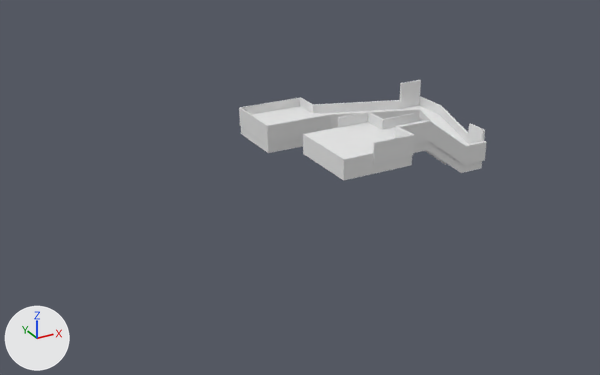
Before and after pictures for a commit that changed the Blender file assets/Models/hole1.blend.
Camera for both pictures: a 50 mm lens placed at (-39.6, -61.0, 31.8), pointed at (-7.7, -3.0, 2.8). The lights are fixed; the arrows at lower left show +X, +Y and +Z.
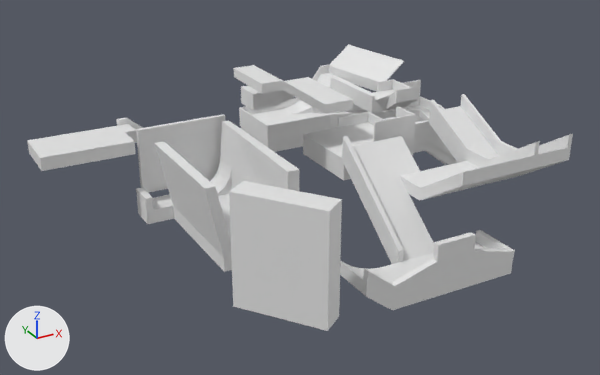
Changed parts and their boxes [x1, y1, x2, y2] in the pictures (600 x 375 px):
'Cube.003', added: after [340, 94, 573, 310]
'Cube.004', added: after [229, 181, 342, 331]
'Cube.001', reshaped: before [239, 80, 487, 165]; after [239, 44, 454, 158]
'Cube.005', added: after [136, 120, 299, 272]
'Cube', reshaped: before [241, 105, 482, 180]; after [241, 73, 458, 180]
'Cube.007', added: after [136, 114, 225, 193]
'Cube.008', added: after [27, 118, 143, 171]
'Cube.006', added: after [234, 65, 353, 114]
'Cube.002', added: after [376, 79, 418, 102]
part 1 of me_cube_001, built on: before [300, 97, 314, 113]; after [312, 44, 404, 91]
part 2 of me_cube_001, built on: before [374, 127, 414, 143]; after [373, 107, 416, 142]
part 3 of me_cube, built on: before [252, 106, 401, 125]; after [252, 73, 419, 125]

Patch to the scene script:
```diff
--- a/assets/Models/hole1.blend.py
+++ b/assets/Models/hole1.blend.py
@@ me_cube_001 @@
 # verts and faces of me_cube_001; kept vertices keep their numbers, new ones are numbered from 106
-me_cube_001.from_pydata(...)  # 106 vertices, 82 faces; spans x -10.2..9.0, y -2.6..16.9, z -4.4..1.2
+me_cube_001.from_pydata(...)  # 138 vertices, 114 faces; spans x -10.2..9.0, y -2.6..17.0, z -4.4..4.5
+# me_cube_001 part 1
+# 3 faces are deleted
+# 26 vertices are added at x -0.3..4.9, y 8.6..17.0, z 0.5..4.5
+# 29 new faces join them
+# me_cube_001 part 2
+delete_faces([(91, 93, 95, 97), (95, 99, 101, 97)])
+for new, old in zip([*range(106, 112)], [91, 93, 95, 97, 99, 101]): verts[new] = verts[old] + (0.0, 0.0, 1.9)
+faces += [(91, 106, 109, 97), (97, 109, 111, 101), (106, 107, 108, 109), (108, 110, 111, 109), (95, 99, 110, 108), (99, 101, 111, 110)]
+faces += [(91, 93, 107, 106), (93, 95, 108, 107)]
@@ me_cube @@
-me_cube.from_pydata(...)  # 42 vertices, 32 faces; spans x -4.6..14.4, y -3.7..15.8, z -4.3..1.0
+me_cube.from_pydata(...)  # 107 vertices, 107 faces; spans x -4.6..14.4, y -3.7..15.8, z -4.3..4.0
+# me_cube part 3
+# 2 vertices are removed from x 2.7, y 12.9..15.8, z -0.7
+# 6 faces are deleted
+# 42 vertices are added at x 0.3..9.0, y 2.9..15.8, z -2.7..3.2
+# 13 new vertices lie (0.0, 0.0, 1.3) away from vertices in x 4.8..9.0, y 2.9..15.8, z 1.3..2.7
+# 5 new vertices lie (0.0, 0.0, 0.5) away from vertices in x 4.8..5.2, y 4.9..12.9, z 2.6
+# 7 new vertices lie (2.7, 0.0, 0.0) away from vertices in x 6.3, y 4.0..6.0, z 1.3..3.2
+# 81 new faces join them
 me_cube.materials.append(mat_material)
@@ ob_cube_002 @@
+ob_cube_002 = bpy.data.objects.new('Cube.002', me_cube_002)  # 16 vertices, 14 faces; spans x -1.75..0.28, y -4.12..0.22, z -0.18..0.99
+ob_cube_002.location = (8.73, 7.15, 6.55)
@@ ob_cube_003 @@
+ob_cube_003 = bpy.data.objects.new('Cube.003', me_cube_003)  # 148 vertices, 150 faces; spans x -18.6..1.9, y -14.3..1.0, z -7.5..2.5
+ob_cube_003.location = (7.85, -4.0, 6.55)
@@ ob_cube_004 @@
+ob_cube_004 = bpy.data.objects.new('Cube.004', me_cube_004)  # 16 vertices, 14 faces; spans x -2.96..2.93, y -3.5..3.54, z -4.48..4.4
+ob_cube_004.location = (-16.4, -16.84, 5.05)
@@ ob_cube_005 @@
+ob_cube_005 = bpy.data.objects.new('Cube.005', me_cube_005)  # 59 vertices, 56 faces; spans x -5.6..3.38, y -1.0..12.12, z -1.0..6.24
+ob_cube_005.location = (-14.48, -8.13, 1.26)
@@ ob_cube_006 @@
+ob_cube_006 = bpy.data.objects.new('Cube.006', me_cube_006)  # 28 vertices, 26 faces; spans x -1.0..8.15, y -2.83..5.44, z -4.47..-0.15
+ob_cube_006.location = (-8.81, 2.61, 11.89)
@@ ob_cube_007 @@
+ob_cube_007 = bpy.data.objects.new('Cube.007', me_cube_007)  # 20 vertices, 18 faces; spans x -7.21..1.4, y -0.22..4.68, z -2.33..3.61
+ob_cube_007.location = (-12.06, 5.03, 4.03)
@@ ob_cube_008 @@
+ob_cube_008 = bpy.data.objects.new('Cube.008', me_cube_008)  # 60 vertices, 62 faces; spans x -14.9..1.0, y -3.6..1.3, z -0.1..5.5
+ob_cube_008.location = (-12.97, 6.96, 2.31)
```
